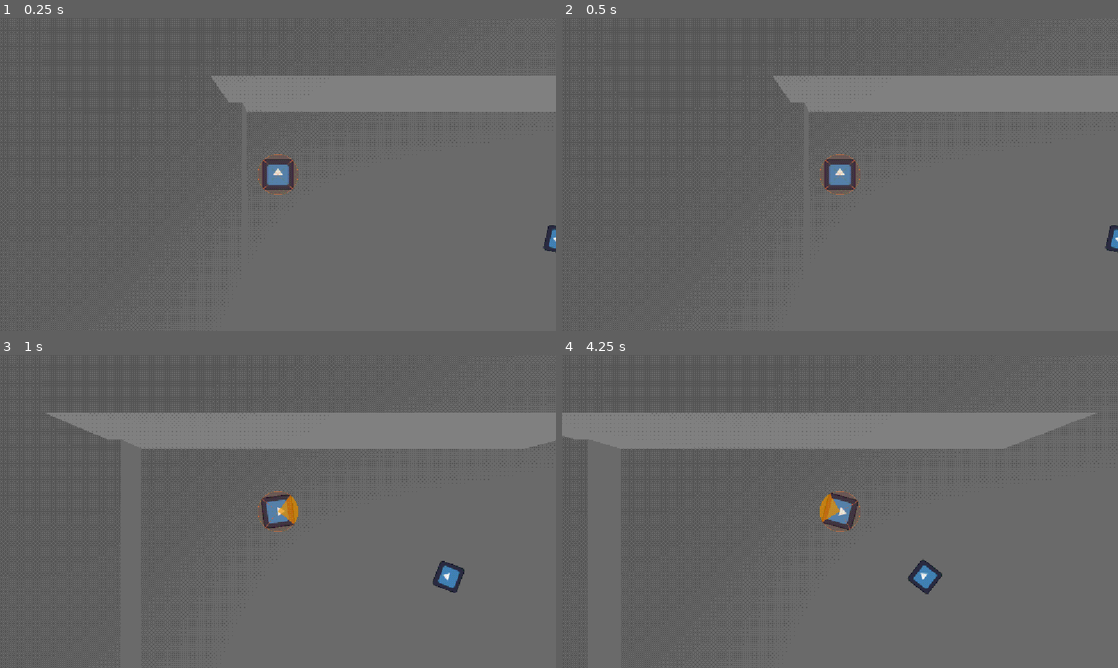
Above: before the commit, frames 1-4 (two rows, left to right).
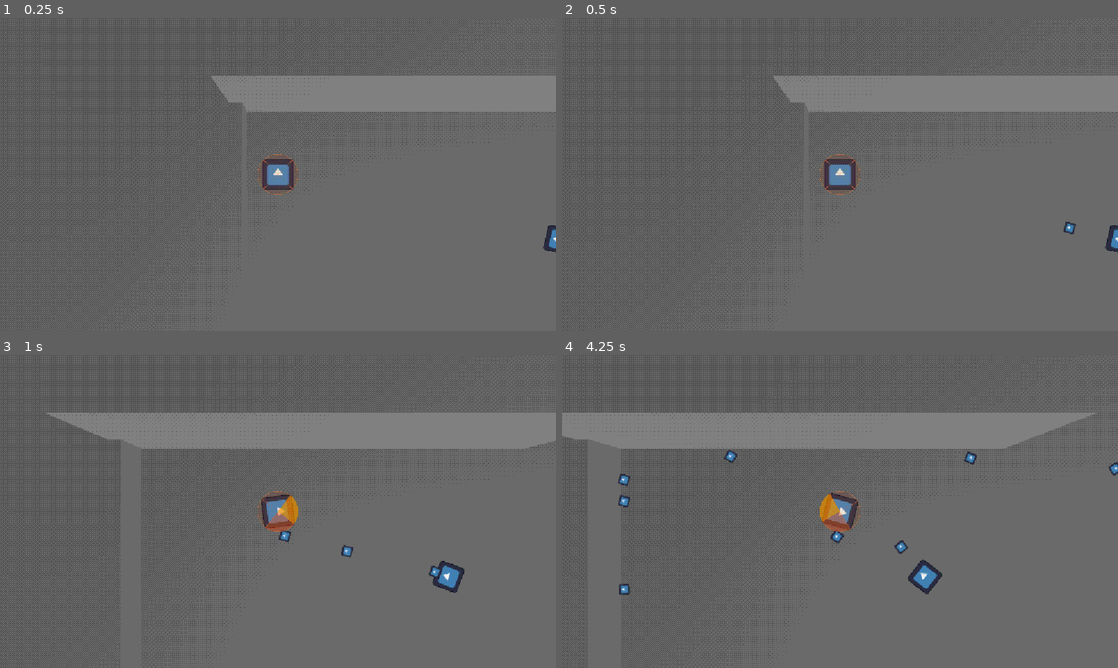
Above: after the commit, the same moments.

Repository: CasualShrub/arrow-head
Game: Godot game, scene res://scenes/encounter.tscn
Same seed, same stepped clock (60 frames per second), same inputs: the game is played once before the commit and once after it. The engine's default icon, where the game draws it, is replaced by a stand-in: a white triangle on a blue panel in a dark square.
Inputs (mouse positions are in pixels of both pictures, inside the frame that each line leads up to):
- Up to frame 1 (0.25 s): no input
- Up to frame 2 (0.5 s): no input
- Up to frame 3 (1 s): tap Enter at 0.5 s; move the mouse to (400, 495) at 0.52 s; hold D (move_right) from 0.53 s (still down); hold Space (fire) from 0.53 s (still down); click (400, 495) at 0.67 s
- Up to frame 4 (4.25 s): move the mouse to (728, 527) at 1.27 s; release D (move_right) at 1.28 s; release Space (fire) at 1.28 s; hold S (move_down) 1.28-2.03 s; tap Space (fire) at 1.35, 2.85 s; click (728, 527) at 1.42 s; move the mouse to (895, 442) at 2.02 s; hold D (move_right) 2.03-2.78 s; hold Space (fire) 2.03-2.78 s; tap R at 2.1 s; click (895, 442) at 2.17 s; move the mouse to (812, 574) at 2.77 s; hold W (move_up) 2.78-3.53 s; click (812, 574) at 2.92 s; move the mouse to (1006, 558) at 3.52 s; hold A (move_left) from 3.53 s (still down); hold Space (fire) from 3.53 s (still down); click (1006, 558) at 3.67 s

Frame 1 is identical in both runs. In frame 2, less than 0.1% of the frame differs, in the area x 90-93%, y 65-70%; in frame 3, 0.4%; in frame 4, 0.7%, in the area x 10-100%, y 30-77%.

Commit message:
fix enemy pattern

Diff:
--- a/scenes/enemies/enemy.tscn
+++ b/scenes/enemies/enemy.tscn
@@ -1,9 +1,23 @@
 [gd_scene format=3 uid="uid://b8rs35o7f45v0"]
 
 [ext_resource type="Script" uid="uid://dhx7670bsb3xw" path="res://scripts/enemy.gd" id="1_7p1mj"]
-[ext_resource type="Script" uid="uid://cq7vk7ukbmts4" path="res://scripts/health_component.gd" id="2_md0e3"]
-[ext_resource type="Script" uid="uid://dn8jqcy1eo7y7" path="res://scripts/sus_component.gd" id="3_4ra3w"]
+[ext_resource type="Script" uid="uid://cq7vk7ukbmts4" path="res://scripts/components/health_component.gd" id="2_fcftc"]
+[ext_resource type="Script" uid="uid://d04k7pxjd2u24" path="res://scripts/arrow_pattern.gd" id="2_xwavj"]
+[ext_resource type="Script" uid="uid://dn8jqcy1eo7y7" path="res://scripts/components/sus_component.gd" id="3_fcftc"]
+[ext_resource type="Script" uid="uid://r4qbgt6it8lb" path="res://scripts/firing_instance.gd" id="3_nenq2"]
+[ext_resource type="PackedScene" uid="uid://bxgfy1nvmlb7v" path="res://scenes/arrows/arrow.tscn" id="4_jt03m"]
 [ext_resource type="Texture2D" uid="uid://ssnmuf3en2ae" path="res://icon.svg" id="5_c4w8v"]
+
+[sub_resource type="Resource" id="Resource_lu5c6"]
+script = ExtResource("3_nenq2")
+type = ExtResource("4_jt03m")
+metadata/_custom_type_script = "uid://r4qbgt6it8lb"
+
+[sub_resource type="Resource" id="Resource_fcftc"]
+script = ExtResource("2_xwavj")
+recovery = 1.0
+instances = Array[ExtResource("3_nenq2")]([SubResource("Resource_lu5c6")])
+metadata/_custom_type_script = "uid://d04k7pxjd2u24"
 
 [sub_resource type="SphereShape3D" id="SphereShape3D_ensgf"]
 
@@ -12,6 +26,7 @@
 script = ExtResource("1_7p1mj")
 health = NodePath("Health")
 sus = NodePath("Sus")
+patterns = Array[ExtResource("2_xwavj")]([SubResource("Resource_fcftc")])
 
 [node name="Collider" type="CollisionShape3D" parent="." unique_id=1742085930]
 unique_name_in_owner = true
@@ -19,7 +34,7 @@
 debug_color = Color(0, 0.6, 0.7019608, 0.41960785)
 
 [node name="Health" type="Node" parent="." unique_id=1511902786]
-script = ExtResource("2_md0e3")
+script = ExtResource("2_fcftc")
 current = 1
 metadata/_custom_type_script = "uid://cq7vk7ukbmts4"
 
@@ -29,7 +44,7 @@
 autostart = true
 
 [node name="Sus" type="Node" parent="." unique_id=495149280]
-script = ExtResource("3_4ra3w")
+script = ExtResource("3_fcftc")
 
 [node name="Sprite" type="Sprite3D" parent="." unique_id=508008351]
 unique_name_in_owner = true
@@ -41,4 +56,4 @@
 unique_name_in_owner = true
 
 [connection signal="changed" from="Health" to="." method="_on_health_changed"]
-[connection signal="timeout" from="Recovery" to="." method="_on_fire_timeout"]
+[connection signal="timeout" from="Recovery" to="." method="_on_recovery_timeout"]
--- a/scenes/player.tscn
+++ b/scenes/player.tscn
@@ -1,11 +1,11 @@
 [gd_scene format=3 uid="uid://boryk37cbh1nx"]
 
 [ext_resource type="Script" uid="uid://djbaojmlgp0lu" path="res://scripts/player.gd" id="1_3vyb7"]
-[ext_resource type="Script" uid="uid://cq7vk7ukbmts4" path="res://scripts/health_component.gd" id="2_g2els"]
-[ext_resource type="Script" uid="uid://bw22qrc8y4p5b" path="res://scripts/input_component.gd" id="3_qhqgy"]
+[ext_resource type="Script" uid="uid://cq7vk7ukbmts4" path="res://scripts/components/health_component.gd" id="2_g2els"]
+[ext_resource type="Script" uid="uid://bw22qrc8y4p5b" path="res://scripts/components/input_component.gd" id="3_qhqgy"]
 [ext_resource type="Texture2D" uid="uid://ssnmuf3en2ae" path="res://icon.svg" id="4_dqkch"]
 [ext_resource type="Shader" uid="uid://bfi638v144t8g" path="res://shaders/sector_visualiser.gdshader" id="5_qlg0r"]
-[ext_resource type="Script" uid="uid://bdywsusg7sgug" path="res://scripts/sectors_component.gd" id="6_tuyoq"]
+[ext_resource type="Script" uid="uid://bdywsusg7sgug" path="res://scripts/components/sectors_component.gd" id="6_tuyoq"]
 
 [sub_resource type="SphereShape3D" id="SphereShape3D_tuyoq"]
 radius = 0.4
@@ -31,7 +31,9 @@
 input = NodePath("Input")
 health = NodePath("Health")
 sectors = NodePath("Sectors")
-hurt_radius = 0.4
+sector_count = 4
+sector_centered = true
+sector_radius = 0.5
 
 [node name="Collider" type="CollisionShape3D" parent="." unique_id=1401584448]
 unique_name_in_owner = true
@@ -67,3 +69,4 @@
 script = ExtResource("6_tuyoq")
 
 [connection signal="timeout" from="Recovery" to="." method="_on_recovery_timeout"]
+[connection signal="changed" from="Sectors" to="." method="_on_sectors_changed"]
--- a/scripts/arrow.gd
+++ b/scripts/arrow.gd
@@ -95,6 +95,7 @@
 		queue_free()
 
 func _face_vector(dir: Vector3) -> void:
+	if dir.length() < 0.0001: return
 	look_at(global_position + dir)
 
 func _ready() -> void:
--- /dev/null
+++ b/scripts/components/movement/movement_component.gd
@@ -0,0 +1,15 @@
+extends Node
+class_name MovementComponent
+
+@export var target_speed := 1.0
+
+var _parent: Arrow
+
+func _spawn(_speed: float, dir: Vector3) -> Vector4:
+	return Vector4(dir.x, dir.y, dir.z, target_speed)
+
+func _tick(speed: float, dir: Vector3, _dt: float) -> Vector4:
+	return Vector4(dir.x, dir.y, dir.z, speed)
+
+func initialize(parent) -> void:
+	_parent = parent
--- a/scripts/sectors_component.gd
+++ b/scripts/components/sectors_component.gd
@@ -18,6 +18,7 @@
 		scale.y = value * 2
 		radius = value
 
+signal changed
 
 @onready var mat: ShaderMaterial = material_override
 
--- a/scripts/enemy.gd
+++ b/scripts/enemy.gd
@@ -21,7 +21,8 @@
 		hurt_radius = value
 
 var _dead := false
-var _movement_pattern: Dictionary[float, Vector2] = {}
+var _movement_pattern: Dictionary[float, Vector3] = {}
+var _movement_pattern_start: float
 
 @onready var _sprite: Sprite3D = %Sprite
 @onready var _collider: CollisionShape3D = %Collider
@@ -63,11 +64,15 @@
 		parsed[t+curr_tick] = offset
 	return parsed
 
-func _get_arrow_angle(i: int, spread: float, offset: float) -> float:
-	var i_spread := spread / i
-	return i_spread + offset
+func _start_movement_pattern(pattern: Dictionary[float, Vector2]) -> void:
+	_movement_pattern = _parse_movement_pattern(pattern)
+	_movement_pattern_start = Time.get_ticks_msec()
+
+func _get_arrow_angle(offset: float, spread: float, count: int, i: int) -> float:
+	return (spread / count * i) + offset
 
 func _get_arrow_dir(angle: float) -> Vector3:
+	print(-global_basis.z.rotated(Vector3.UP, angle))
 	return -global_basis.z.rotated(Vector3.UP, angle)
 
 func _make_arrow(scene: PackedScene) -> Arrow:
@@ -82,28 +87,35 @@
 	else:
 		return randf_range(min_val, max_val)
 
-func _execute_instance(instance: FiringInstance, i: int, spread: float, offset: float) -> void:
+func _execute_instance(instance: FiringInstance, offset: float, spread: float, count: int, i: int) -> void:
+	if instance.individual_offset:
+		offset = _get_rand(instance.offset, instance.max_offset)
 	var arrow := _make_arrow(instance.type)
-	var angle := _get_arrow_angle(i, instance.spread, offset)
+	var angle := _get_arrow_angle(offset, spread, count, i)
 	var dir := _get_arrow_dir(angle)
 	fire(arrow, dir)
 
 func _on_instance_timer_timeout(timer: Timer,
 	instance: FiringInstance,
-	count: int,
+	offset: float,
 	spread: float,
-	offset: float) -> void:
+	count: int) -> void:
 		var nfired = timer.get_meta("fired")
-		_execute_instance(instance, nfired, spread, offset)
+		if nfired >= count:
+			return
+		_execute_instance(instance, offset, spread, count, nfired)
 		nfired += 1
 		timer.set_meta("fired", nfired)
 		if nfired >= count:
 			timer.queue_free()
 
-func _execute_volley(instance: FiringInstance, count: int, spread: float, offset: float):
+func _execute_volley(instance: FiringInstance):
+	var count: int = _get_rand(instance.count, instance.max_count)
+	var spread: float = _get_rand(instance.spread, instance.max_spread)
+	var offset: float = _get_rand(instance.offset, instance.max_offset)
 	if instance.instance_delay == 0.0 and instance.max_instance_delay == 0.0:
 			for i in range(count):
-				_execute_instance(instance, i, spread, offset)
+				_execute_instance(instance, offset, spread, count, i)
 	else:
 		var instance_deb := Timer.new()
 		instance_deb.set_meta("fired", 0)
@@ -113,46 +125,35 @@
 		instance_deb.timeout.connect(_on_instance_timer_timeout.bind(
 			instance_deb,
 			instance,
-			count,
+			offset,
 			spread,
-			offset
+			count
 		))
 		_inst_timers.add_child(instance_deb)
 
 func perform(pattern: ArrowPattern) -> void:
+	print("performing")
 	if pattern.has_movement_pattern:
-		var p = _parse_movement_pattern(pattern.movement_pattern)
-		_movement_pattern = p
+		_start_movement_pattern(pattern.movement_pattern)
 	for instance in pattern.instances:
 		var startup: int = _get_rand(instance.starting_delay, instance.starting_delay)
-		var count: int = _get_rand(instance.count, instance.max_count)
-		var spread: float = _get_rand(instance.spread, instance.max_spread)
-		var offset: float = _get_rand(instance.offset, instance.max_offset)
 
 		if startup == 0.0:
-			_execute_volley(instance, count, spread, offset)
+			_execute_volley(instance)
 		else:
 			get_tree().create_timer(startup).timeout.connect(_execute_volley.bind(
-				instance,
-				count,
-				spread,
-				offset
+				instance
 			))
 
-	var _check_empty: Callable
-	_check_empty = func():
-		if !_inst_timers.child_exiting_tree.is_connected(_check_empty):
-			return
-		if _inst_timers.get_child_count() == 0:
-			_inst_timers.child_exiting_tree.disconnect(_check_empty)
-			_recovery.start()
-	_inst_timers.child_exiting_tree.connect(_check_empty)
-	_check_empty.call()
+	while _inst_timers.get_child_count() > 0:
+		await _inst_timers.child_exiting_tree
+	_recovery.start()
 
 func fire(arrow: Arrow, dir: Vector3) -> void:
 	var new_v := _on_fire(arrow, dir)
 	if new_v: dir = new_v
 	get_tree().current_scene.add_child(arrow)
+	print("fired arrow, dir:", dir)
 	arrow.activate(global_position, dir, _ENEMY_TEAM)
 	fired.emit(arrow, dir)
 
@@ -162,10 +163,21 @@
 	look_at(player.global_position)
 
 func _select_pattern() -> ArrowPattern:
-	return
+	if len(patterns) == 0:
+		return ArrowPattern.new()
+	var total := 0.0
+	for p in patterns:
+		total += p.weight
+	var roll := randf_range(0.0, total)
+	var c := 0.0
+	for p in patterns:
+		c += p.weight
+		if c >= roll:
+			return p
+	return patterns[0]
 
 func _patrol(dt: float) -> void:
-	pass
+	_alert(dt)
 
 func _med_sus(dt: float) -> void:
 	_patrol(dt)
@@ -173,8 +185,8 @@
 func _high_sus(dt: float) -> void:
 	_patrol(dt)
 
-func _alert(dt: float) -> void:
-	pass
+func _alert(_dt: float) -> void:
+	_look_at_player()
 
 func _select_behaviour(dt: float) -> void:
 	if sus.is_alert():
@@ -195,20 +207,13 @@
 	died.emit()
 
 func _on_health_changed() -> void:
-	# drained to 0 = death: stop the zombie (it kept firing) and leave the tree
 	if not _dead and health.current <= 0:
 		_dead = true
 		die()
 
-func _on_recovered() -> void:
+func _on_recovery_timeout() -> void:
 	var pattern := _select_pattern()
 	perform(pattern)
-
-func _set_base(tex: Texture2D) -> void:
-	#_base_tex = tex
-	#if not _hit_showing:
-	#	_set_sprite(tex)
-	pass
 
 func _set_sprite(tex: Texture2D) -> void:
 	if _sprite:
@@ -216,9 +221,7 @@
 
 func _physics_process(delta: float) -> void:
 	if Engine.is_editor_hint(): return
-	_look_at_player()
 	_select_behaviour(delta)
 
 func _ready() -> void:
-	if Engine.is_editor_hint(): return
-	#_set_base(frame1)
+	pass
--- a/scripts/firing_instance.gd
+++ b/scripts/firing_instance.gd
@@ -12,7 +12,9 @@
 @export_group("volley")
 @export var count: int = 1
 @export var max_count: int = 0
+@export_group("angle")
 @export_range(0.0, TAU) var spread: float = 0.0
 @export_range(0.0, TAU) var max_spread := 0.0
 @export_range(-PI, PI) var offset: float = 0.0
 @export_range(-PI, PI) var max_offset: float = -PI
+@export var individual_offset := false
--- a/scripts/movement_components/movement_component.gd
+++ /dev/null
@@ -1,15 +0,0 @@
-extends Node
-class_name MovementComponent
-
-@export var speed := 1.0
-
-var _parent: Arrow
-
-func _spawn(vel: Vector3) -> Vector3:
-	return vel
-
-func _tick(vel: Vector3, _dt: float) -> Vector3:
-	return vel.normalized() * speed
-
-func initialize(parent) -> void:
-	_parent = parent
--- a/scripts/player.gd
+++ b/scripts/player.gd
@@ -128,14 +128,9 @@
 func embed_arrow(arrow: Arrow, sector: int) -> void:
 	var selected_sectors := arrow.get_sectors(sector)
 	var embedded := EmbeddedArrow.new(arrow, sector)
-	for s in selected_sectors:
-		_sectors[s] = embedded
-	_try_absorb()
 	sectors.store(selected_sectors, embedded)
-	if sectors.full():
-		enable_firing()
-
-func try_embed_arrow(arrow: Arrow, sector: int,) -> bool:
+
+func try_embed_arrow(arrow: Arrow, sector: int) -> bool:
 	var selected_sectors := arrow.get_sectors(sector)
 	if sectors.occupied(selected_sectors): return false
 	embed_arrow(arrow, sector)
@@ -143,29 +138,20 @@
 
 func enable_firing():
 	for embedded in sectors.get_stored():
-		embedded.enable_firing()
-
-func clear_embedded() -> void:
-	var freed := {}
-	for embedded in _sectors:
-		if not embedded or freed.has(embedded):
-			continue
-		freed[embedded] = true
-		var arrow := embedded.get_arrow()
-		if arrow:
-			arrow.queue_free()
-		embedded.queue_free()
-	_update_eyes()
+		if embedded is EmbeddedArrow:
+			embedded.enable_firing()
+
 
 func kind_for_sector(sector: int) -> int:
 	if sector < 0 or sector >= sector_kinds.size():
 		return Arrow.Kind.NORMAL
 	return sector_kinds[sector]
 
-func is_correct_catch(arrow: Arrow, sector: int) -> bool:
-	if arrow.kind == Arrow.Kind.NORMAL:
-		return true  # white wildcard: any sector accepts it
-	return arrow.kind == kind_for_sector(sector)
+func is_correct_catch(_arrow: Arrow, _sector: int) -> bool:
+	#if arrow.kind == Arrow.Kind.NORMAL:
+	#	return true  # white wildcard: any sector accepts it
+	#return arrow.kind == kind_for_sector(sector)
+	return true
 
 func get_hit(arrow: Arrow) -> void:
 	var sector := sectors.get_sector_from_position(arrow.global_position)
@@ -245,7 +231,6 @@
 			_freeze_time = freeze_duration
 
 func _burn_spin(delta: float) -> void:
-	var facing := get_facing()
 	rotate(Vector3.UP, burn_spin_speed * _burn_spin_dir * delta)
 
 func _update_status_tint() -> void:
@@ -255,25 +240,6 @@
 		_sprite.modulate = Color(0.6, 0.85, 1)
 	else:
 		_sprite.modulate = Color.WHITE
-
-# a full set of 4 gets pulled out of the sectors into a shoot-back pool, but only while the
-# pool is empty — you must spend the current batch before the next one loads
-func _try_absorb() -> void:
-	if not sectors.full() or not _ammo.is_empty():
-		return
-	var taken := {}
-	for em in _sectors:
-		if not em or taken.has(em):
-			continue
-		taken[em] = true
-		var arrow := em.get_arrow()
-		if arrow and is_instance_valid(arrow):
-			arrow.free_on_finish = false  # held in the pool: don't let it self-free off-screen
-			arrow.deactivate()
-			_ammo.append(arrow)
-		em.queue_free()
-	_update_eyes()
-	ammo_changed.emit(_ammo.size())
 
 # right-click: fling one stored arrow back toward the mouse as a player-team projectile
 func shoot() -> void:
@@ -293,7 +259,6 @@
 	arrow.activate(global_position, get_facing(), _PLAYER_TEAM)
 	fired.emit(arrow)
 	ammo_changed.emit(_ammo.size())
-	_try_absorb()
 
 func is_dead() -> bool:
 	return _dead
@@ -306,6 +271,10 @@
 	print("You died!")
 	sectors.clear_stored()
 	died.emit()
+
+func _on_sectors_changed() -> void:
+	if sectors.full():
+		enable_firing()
 
 func _on_recovery_timeout() -> void:
 	pass
Renamed: scripts/health_component.gd -> scripts/components/health_component.gd
Renamed: scripts/health_component.gd.uid -> scripts/components/health_component.gd.uid
Renamed: scripts/input_component.gd -> scripts/components/input_component.gd
Renamed: scripts/input_component.gd.uid -> scripts/components/input_component.gd.uid
Renamed: scripts/movement_components/movement_component.gd.uid -> scripts/components/movement/movement_component.gd.uid
Renamed: scripts/sectors_component.gd.uid -> scripts/components/sectors_component.gd.uid
Renamed: scripts/sus_component.gd -> scripts/components/sus_component.gd
Renamed: scripts/sus_component.gd.uid -> scripts/components/sus_component.gd.uid
